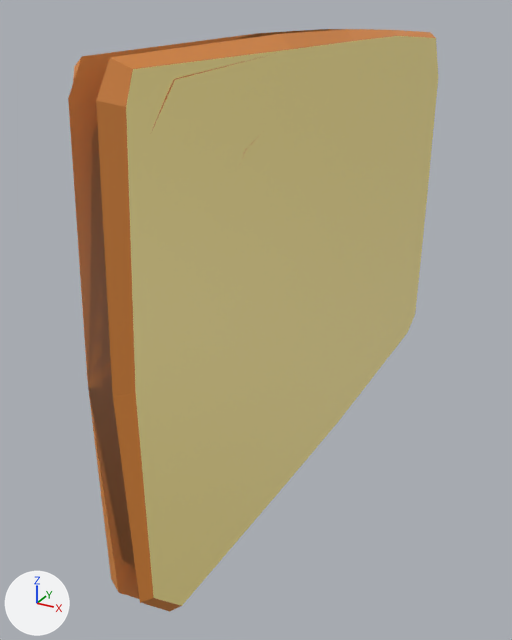
What one commit did to the FBX model Assets/Model/miel_visuel.fbx.
The view is the same before and after, from a 50 mm lens placed at (0.176, -0.403, 0.297), pointed at (-0.026, -0.036, 0.113). Lighting does not change. The marker at lower left points along +X, +Y and +Z.

The scene before the commit, as lines of its bpy script (objects in view):
```python
me_cube_011 = bpy.data.meshes.new('Cube.011')
me_cube_011.from_pydata(...)  # 64 vertices, 36 faces; spans x -0.013..0.013, y -0.168..0.17, z 0.03..0.268
# faces by material slot: [34, 2]
me_cube_011.materials.append(mat_miel_009)  # orange #e78f3f
me_cube_011.materials.append(mat_miel_face_009)  # yellow #ffec97
me_cube_013 = bpy.data.meshes.new('Cube.013')
me_cube_013.from_pydata(...)  # 64 vertices, 36 faces; spans x -0.013..0.013, y -0.205..0.202, z 0.015..0.286
# faces by material slot: [34, 2]
me_cube_013.materials.append(mat_miel_011)  # orange #e78f3f
me_cube_013.materials.append(mat_miel_face_011)  # yellow #ffec97
me_cube_014 = bpy.data.meshes.new('Cube.014')
me_cube_014.from_pydata(...)  # 64 vertices, 36 faces; spans x -0.013..0.013, y -0.214..0.207, z 0.015..0.286
# faces by material slot: [34, 2]
me_cube_014.materials.append(mat_miel_012)  # orange #e78f3f
me_cube_014.materials.append(mat_miel_face_012)  # yellow #ffec97
me_cube_015 = bpy.data.meshes.new('Cube.015')
me_cube_015.from_pydata(...)  # 64 vertices, 36 faces; spans x -0.013..0.013, y -0.214..0.207, z 0.013..0.286
# faces by material slot: [34, 2]
me_cube_015.materials.append(mat_miel_013)  # orange #e78f3f
me_cube_015.materials.append(mat_miel_face_013)  # yellow #ffec97
ob_honey_10 = bpy.data.objects.new('Honey_10', me_cube_011)
ob_honey_10.location = (0.0, 0.0, 0.0)
ob_honey_12 = bpy.data.objects.new('Honey_12', me_cube_013)
ob_honey_12.location = (0.0, 0.0, 0.0)
ob_honey_13 = bpy.data.objects.new('Honey_13', me_cube_014)
ob_honey_13.location = (0.0, 0.0, 0.0)
ob_honey_14 = bpy.data.objects.new('Honey_14', me_cube_015)
ob_honey_14.location = (0.0, 0.0, 0.0)
```
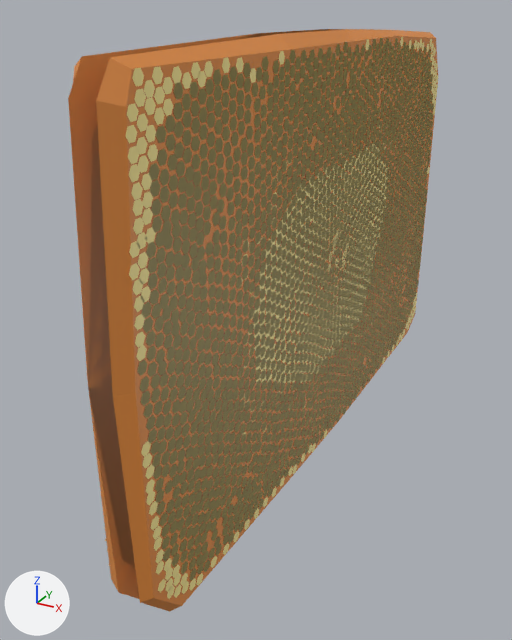
Boxes [x1, y1, x2, y2] around the edits, measured in the pictures (512 x 640 px):
part 1 of me_cube_011, built on (yellow): before [225, 113, 333, 300]
part 2 of me_cube_015, added (yellow): after [105, 37, 438, 599]
part 3 of me_cube_015, recoloured: [126, 36, 438, 606] in both
part 4 of me_cube_013, built on: after [151, 38, 429, 541]
part 5 of me_cube_014, built on: before [139, 52, 333, 367]; after [279, 35, 328, 53]
'Honey_8', unchanged, uncovered by the edit: after [230, 121, 404, 432]
'Honey_6', unchanged, uncovered by the edit: after [253, 143, 388, 385]
'Honey_9', unchanged, uncovered by the edit: after [212, 102, 409, 463]

The change in detail:
me_cube_011 is used by ob_honey_10; location (0.0, 0.0, 0.0).
me_cube_011 had 64 vertices, 36 faces and spanned x -0.013..0.013, y -0.168..0.17, z 0.03..0.268.
me_cube_011 now has 18052 vertices, 3034 faces and spans x -0.013..0.013, y -0.168..0.17, z 0.03..0.268.
me_cube_011 part 1: 1 vertex removed from x 0.013, y -0.116, z 0.238; 17989 vertices added at x -0.013..0.013, y -0.16..0.162, z 0.035..0.262.
me_cube_015 is used by ob_honey_14; location (0.0, 0.0, 0.0).
me_cube_015 had 64 vertices, 36 faces and spanned x -0.013..0.013, y -0.214..0.207, z 0.013..0.286.
me_cube_015 now has 29830 vertices, 4997 faces and spans x -0.013..0.013, y -0.214..0.207, z 0.013..0.286.
me_cube_015 part 2: 29766 vertices added at x -0.013..0.013, y -0.207..0.202, z 0.019..0.28.
me_cube_015 part 3: 2 faces spanning x -0.013..0.013, y -0.207..0.203, z 0.019..0.281 switch from mat_miel_face_013 (yellow #ffec97) to mat_miel_013 (orange #e78f3f).
me_cube_013 is used by ob_honey_12; location (0.0, 0.0, 0.0).
me_cube_013 had 64 vertices, 36 faces and spanned x -0.013..0.013, y -0.205..0.202, z 0.015..0.286.
me_cube_013 now has 26422 vertices, 4429 faces and spans x -0.013..0.013, y -0.205..0.202, z 0.015..0.286.
me_cube_013 part 4: 2 vertices removed from x 0.013, y -0.145..-0.07, z 0.269..0.279; 26360 vertices added at x -0.013..0.013, y -0.198..0.197, z 0.019..0.28.
me_cube_014 is used by ob_honey_13; location (0.0, 0.0, 0.0).
me_cube_014 had 64 vertices, 36 faces and spanned x -0.013..0.013, y -0.214..0.207, z 0.015..0.286.
me_cube_014 now has 28570 vertices, 4787 faces and spans x -0.013..0.013, y -0.214..0.207, z 0.015..0.286.
me_cube_014 part 5: 1 vertex removed from x 0.013, y -0.171, z 0.273; 28507 vertices added at x -0.013..0.013, y -0.205..0.202, z 0.019..0.28.
